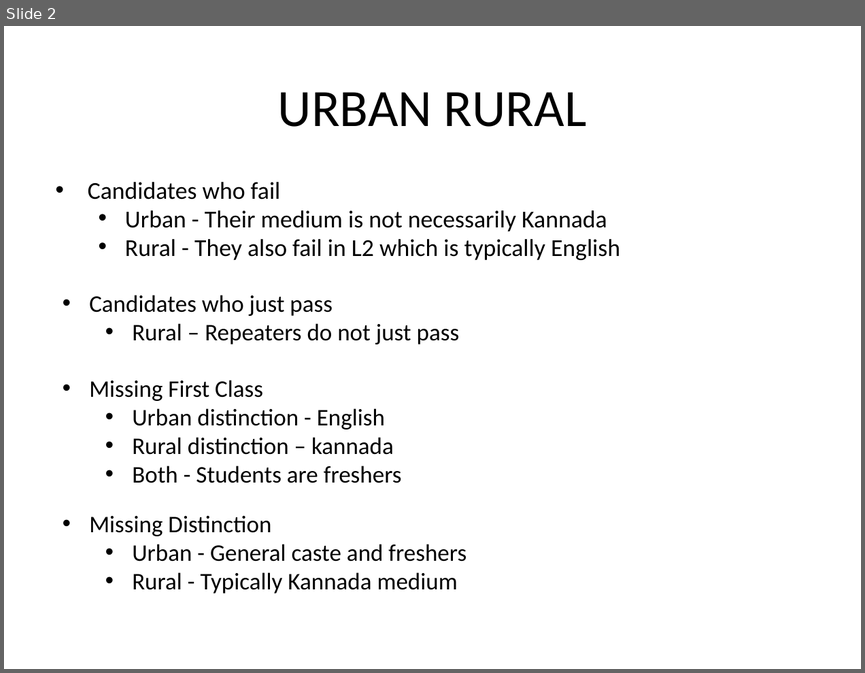
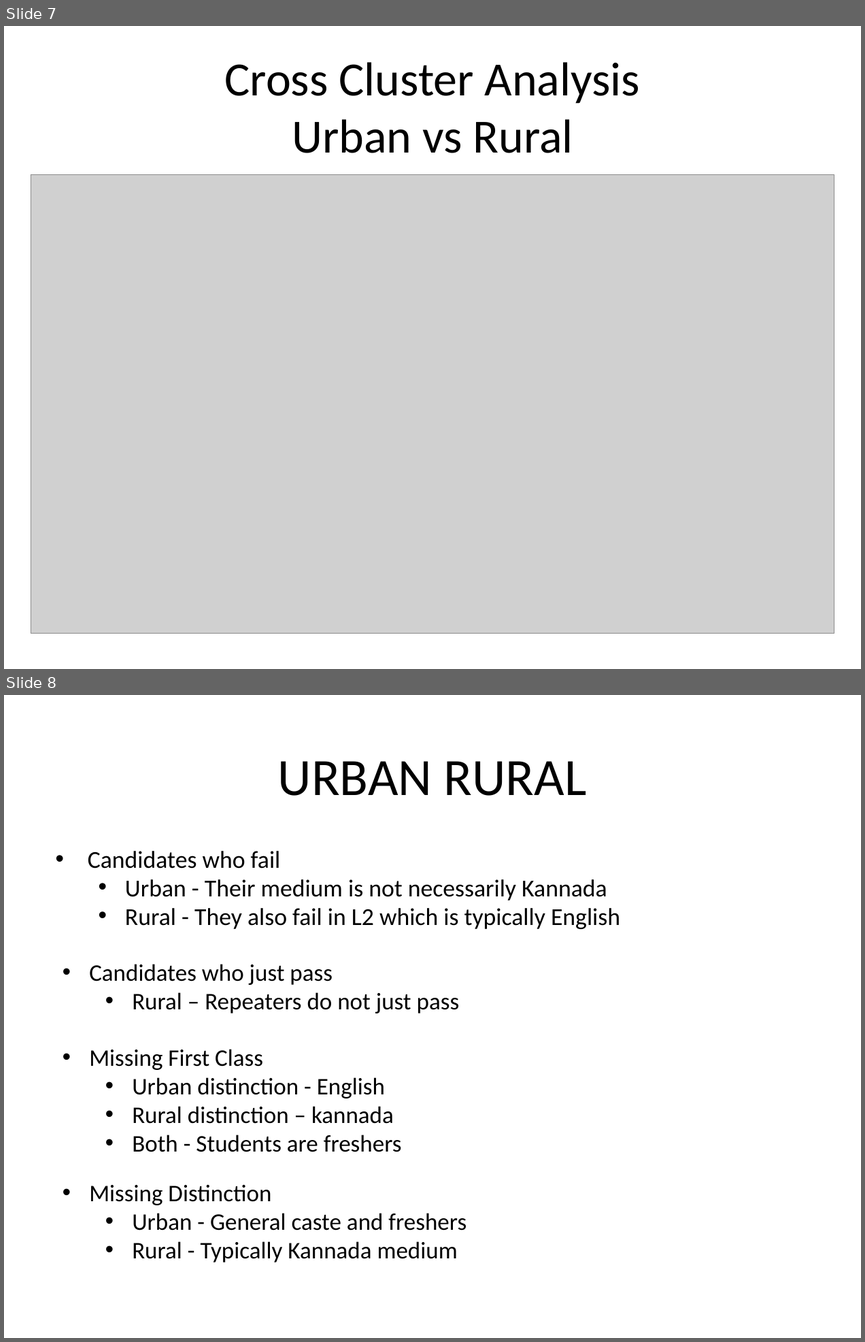
Before and after one commit to AbhijithMadhav/SSLC-Data-Analysis, a slide deck: src/8_cross_cluster_analysis/presentation.odp. Shown one above the other, each under a label of ours: slide 2 before the commit, slides 7 and 8 after it. The pictures are 865x673 and 865x1342 pixels, drawn with LibreOffice and Linux fonts; fonts in the diff are those of the drawing; grey boxes stand for pictures. Boxes give left, top, right and bottom in pixels: in the first picture for what was removed or moved away, otherwise in the second. Text is boxed around its words. In the diff, an @@ line names an element or a change of style, - is before the commit and + after.

```diff
--- a/src/8_cross_cluster_analysis/presentation.odp
+++ b/src/8_cross_cluster_analysis/presentation.odp
@@ slide 7 added at (4, 26, 861, 669), background #FFFFFF @@
@@ title added at (225, 62, 640, 153), 40 pt, text #000000 @@
+Cross Cluster Analysis
+Urban vs Rural
@@ picture added at (31, 174, 834, 633) @@
@@ what was slide 2 is now slide 8 @@
```
Also in this commit, not shown: 1 slide changed, 7 other slides added.
